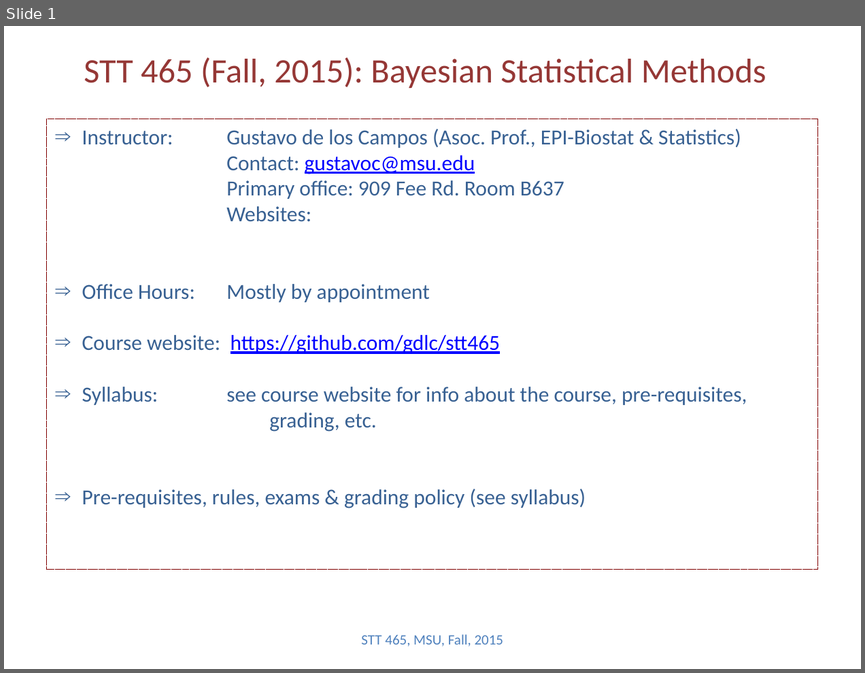
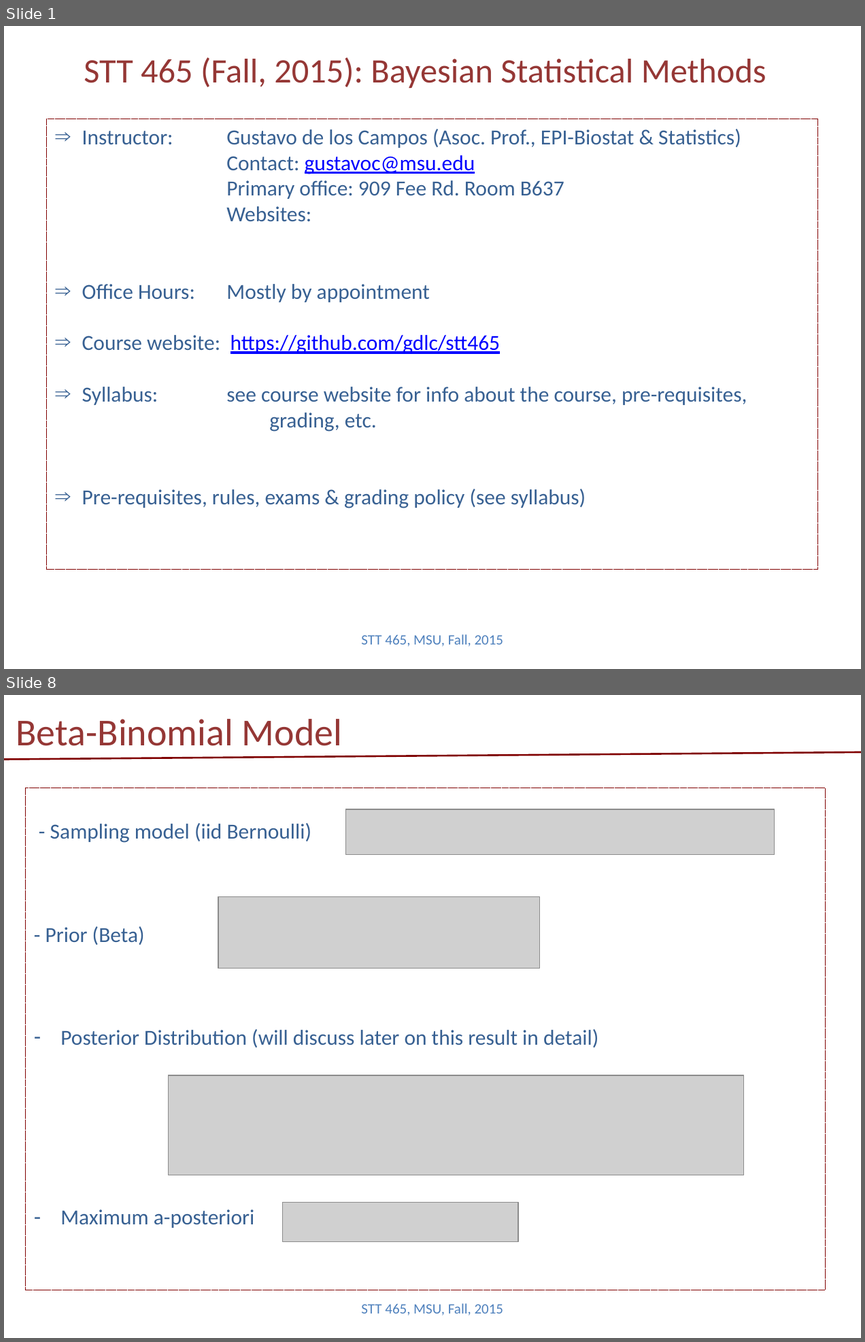
Before and after one commit to Boukos/STT465, a slide deck: STT465_1.pptx. Shown one above the other, each under a label of ours: slide 1 before the commit, slides 1 and 8 after it; the slides between them are not shown. The pictures are 865x673 and 865x1342 pixels, drawn with LibreOffice and Linux fonts; fonts in the diff are those of the drawing; grey boxes stand for pictures. Boxes give left, top, right and bottom in pixels: in the first picture for what was removed or moved away, otherwise in the second. Text is boxed around its words. In the diff, an @@ line names an element or a change of style, - is before the commit and + after.

```diff
--- a/STT465_1.pptx
+++ b/STT465_1.pptx
@@ slide 8 added at (4,695,861,1338), background #FFFFFF @@
@@ title added at (16,719,342,746), 32 pt, text #953735 @@
+Beta-Binomial Model
@@ line added from (4, 759) to (861, 752), #800000 1.5 pt @@
@@ rectangle added at (26,787,825,1289), outline #800000 0.75 pt dashed, 18 pt, text #376092 @@
+- Sampling model (iid Bernoulli)
+- Prior (Beta)
+– Posterior Distribution (will discuss later on this result in detail)
+– Maximum a-posteriori
@@ picture added at (346,809,774,854) @@
@@ picture added at (218,896,540,968) @@
@@ picture added at (169,1075,743,1176) @@
@@ picture added at (283,1202,518,1242) @@
@@ text added at (361,1303,504,1315), 12 pt, text #4F81BD @@
+STT 465, MSU, Fall, 2015
```
Also in this commit, not shown: 3 slides changed, 4 other slides added, 2 other files.
